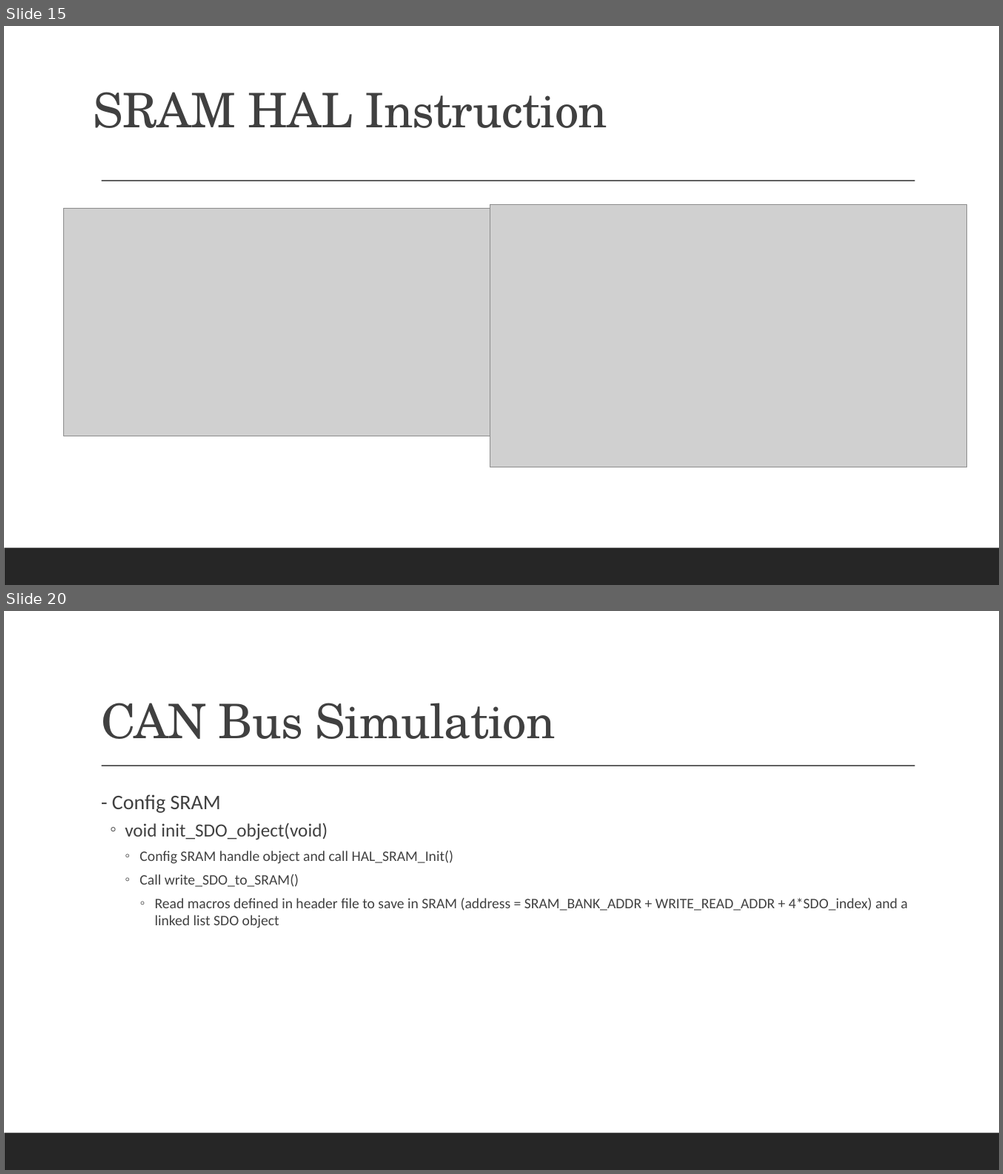
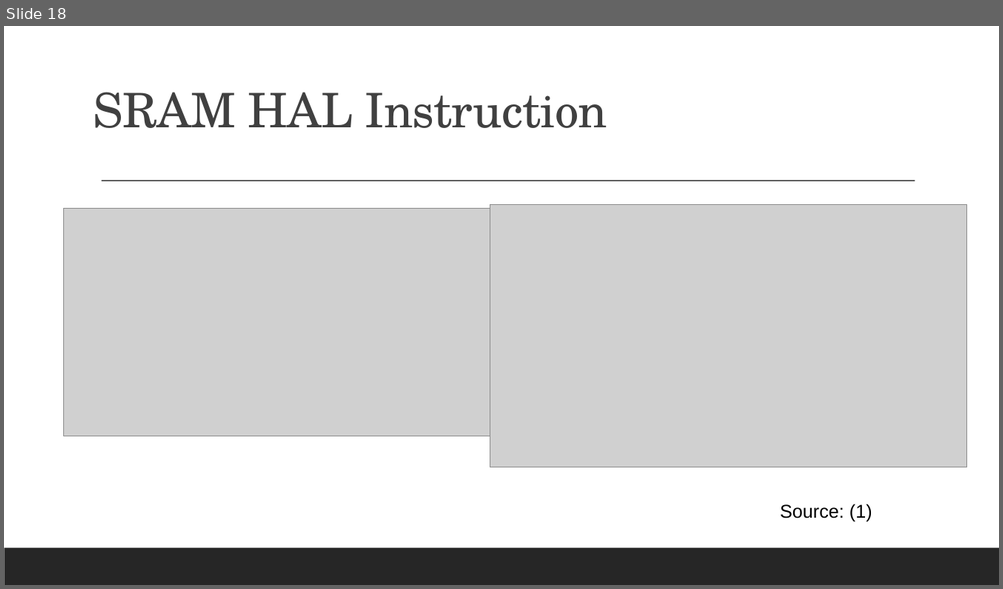
Before and after one commit to meomotminh/CAN-HAL, a slide deck: Thesis Present/PPT/Workshop 3 Presentation.odp. Shown one above the other, each under a label of ours: slides 15 and 20 before the commit, slide 18 after it; the slides between them are not shown. The pictures are 1003x1174 and 1003x589 pixels, drawn with LibreOffice and Linux fonts; fonts in the diff are those of the drawing; grey boxes stand for pictures. Boxes give left, top, right and bottom in pixels: in the first picture for what was removed or moved away, otherwise in the second. Text is boxed around its words. In the diff, an @@ line names an element or a change of style, - is before the commit and + after.

```diff
--- a/Thesis Present/PPT/Workshop 3 Presentation.odp
+++ b/Thesis Present/PPT/Workshop 3 Presentation.odp
@@ slide 20 removed at <box>4,611,999,1170</box>, background #FFFFFF; not listed: 2 template elements that a slide beside it also shows @@
@@ title removed at <box>101,703,555,739</box> @@
-CAN Bus Simulation
@@ text removed at <box>112,795,907,928</box> @@
-  - Config SRAM
-  ◦ void init_SDO_object(void)
-    ◦ Config SRAM handle object and call HAL_SRAM_Init()
-    ◦ Call write_SDO_to_SRAM()
-      ◦ Read macros defined in header file to save in SRAM (address = SRAM_BANK_ADDR + WRITE_READ_ADDR + 4*SDO_index) and a linked list SDO object
@@ what was slide 15 is now slide 18 @@
@@ slide 18 changed as well @@
@@ text added at <box>780,504,872,522</box>, 18 pt, text #000000 @@
+Source: (1)
```
Also in this commit, not shown: 9 other slides changed, 12 slides added, 13 other slides removed, 7 other files.
